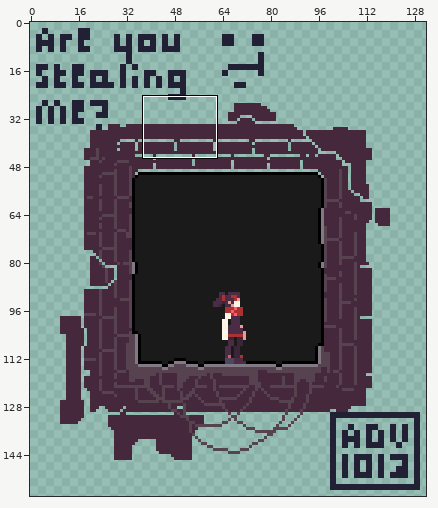
Edited in one commit: animated GIF sprite (images/landing.gif). The first picture is a wide view before the edit; the outline marks the close-up.
Close-up. First the earlier version:
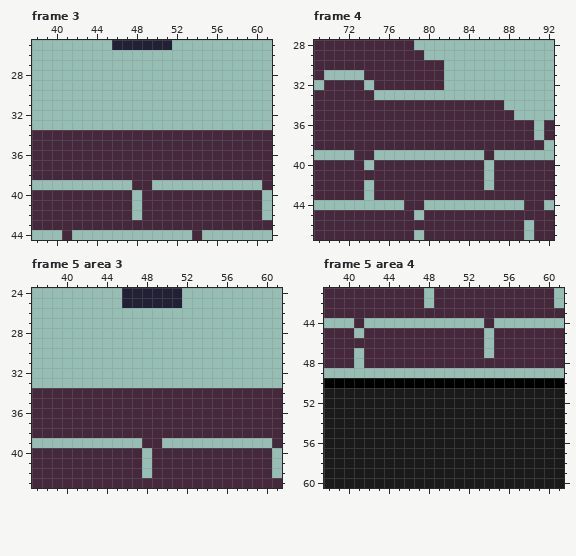
The file is 264x316 pixels, drawn in blocks of 2x2; one block is one cell here. Shown: frame 3: x 38..61, y 25..44; frame 4: x 69..92, y 28..47; frame 5 area 3: x 37..61, y 24..43; frame 5 area 4: x 38..61, y 41..60. The commit also changed other frames or places, which this record leaves out.
The result:
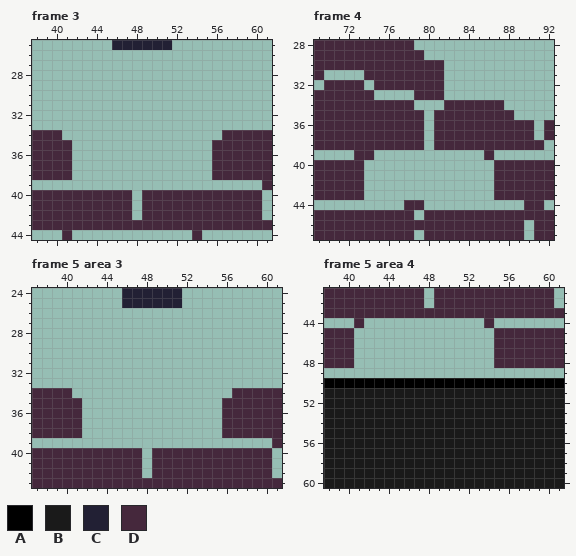
Palette (. is transparent): A #000000  B #1a1a1a  C #222034  D #45283c
Change:
Changed rows in their new state; - is an unchanged pixel.
Frame 3:
first column x 41:
34 ................
35 -..............-
36 -..............-
37 -..............-
38 -..............-
39 -------..-------
Frame 4:
first column x 74:
33 -----DDD-----
34 -----...-----
35 ------.------
36 ------.------
37 ------.------
38 ------.------
40 -...........-
41 ............-
42 -...........-
43 -............
Frame 5 area 3: the same change as frame 3
Frame 5 area 4:
first column x 41:
45 -............-
46 .............-
47 -............-
48 -.............
Changed places in both close-ups, as pixel boxes (x1, y1, x2, y2):
erased: (62, 130, 222, 190)
changed: (364, 90, 494, 200)
erased: (72, 388, 232, 448)
erased: (354, 328, 494, 368)
